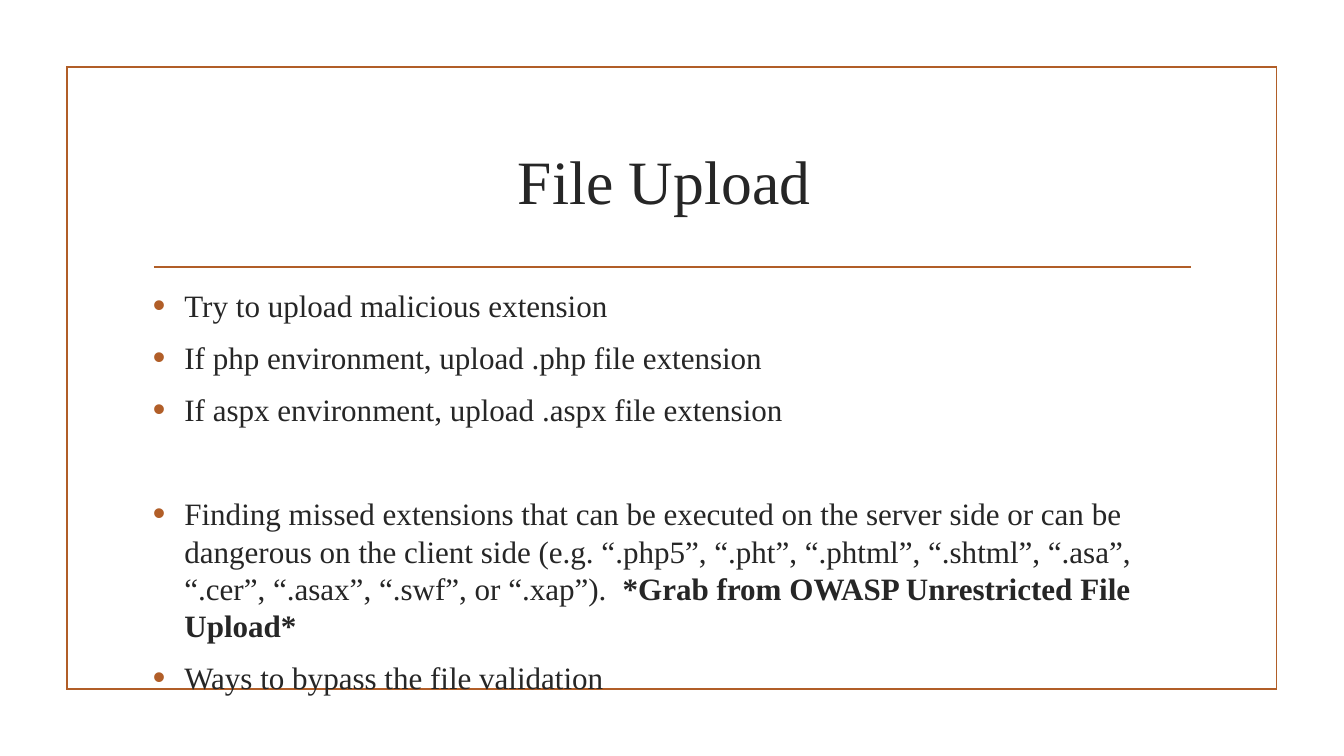
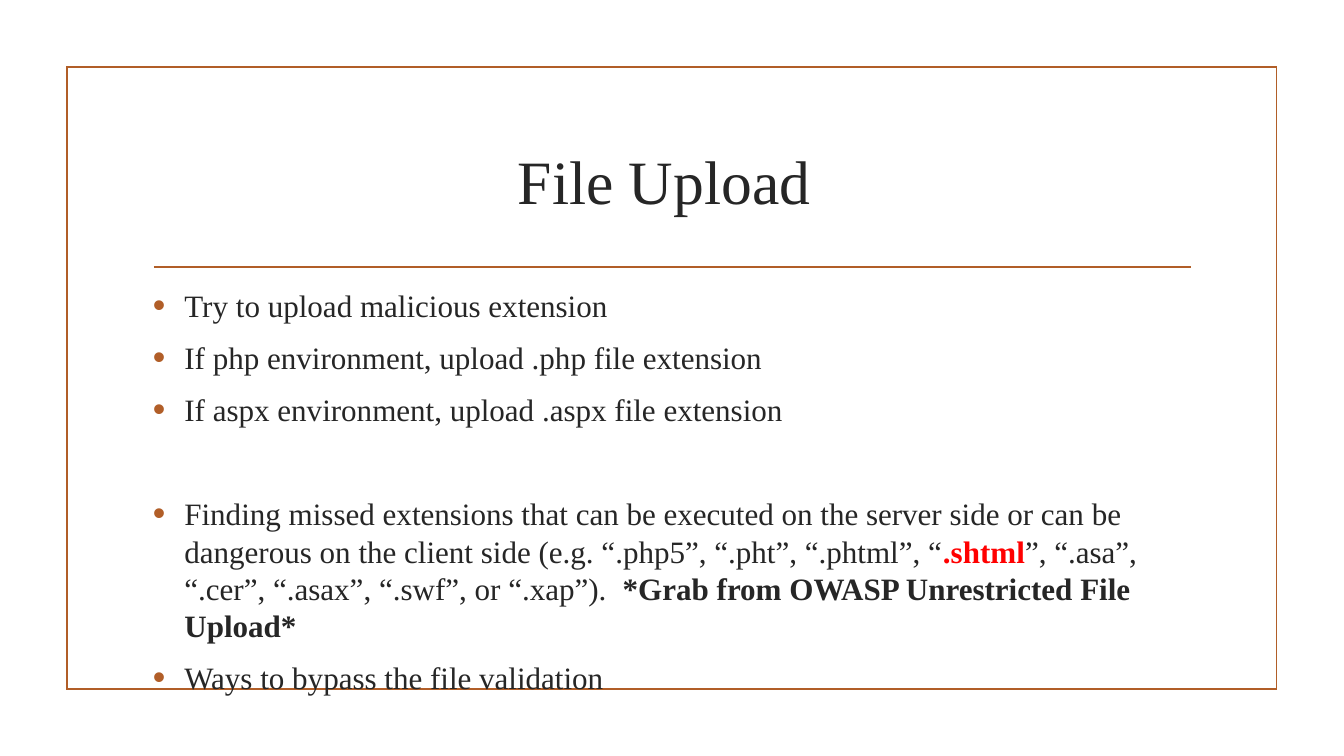
Before and after one commit to Applebois/Presentation-Slides, a slide deck: slide 19 of How to Hunt CVE-ID(s)/How to hunt CVE-ID(s).pptx (slide 16 before the commit). Drawn at 1344x756 pixels with LibreOffice and Linux fonts; fonts in the diff are those of the drawing; background and template pictures are left out. Boxes give left, top, right and bottom in pixels: in the first picture for what was removed or moved away, otherwise in the second. Text is boxed around its words. In the diff, an @@ line names an element or a change of style, - is before the commit and + after.

```diff
--- a/How to Hunt CVE-ID(s)/How to hunt CVE-ID(s).pptx
+++ b/How to Hunt CVE-ID(s)/How to hunt CVE-ID(s).pptx
@@ text at (x1=184, y1=503, x2=1137, y2=643): text colour #262626 to #FF0000, bold on in "“.shtml”," @@
```
Also in this commit, not shown: 4 other slides changed, 4 slides added, 1 slide removed.
